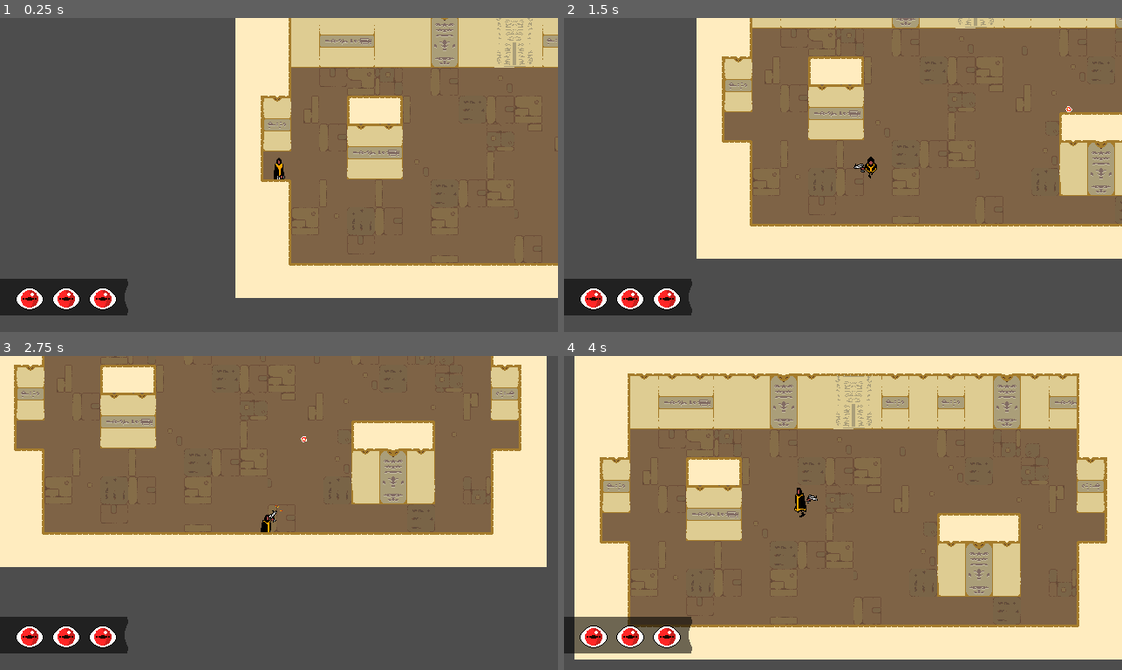
Above: before the commit, frames 1-4 (two rows, left to right).
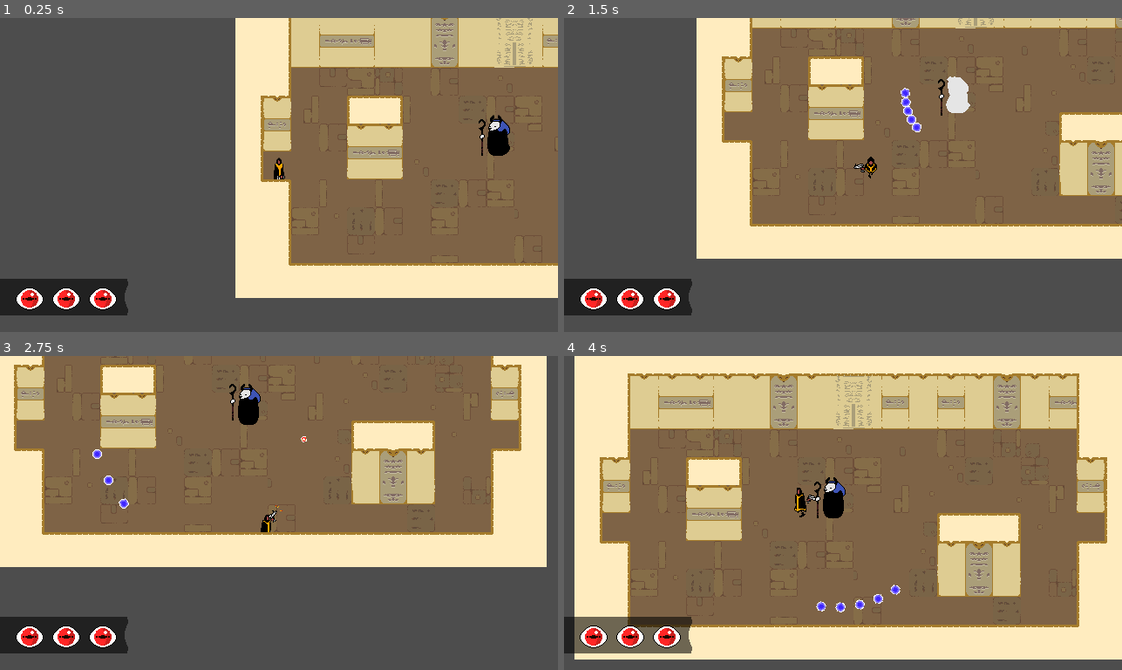
Above: after the commit, the same moments.

Repository: Lukko-Digital/WellesleyGameJam2024
Game: Godot game, scene res://levels/level_0.tscn
Same seed, same stepped clock (60 frames per second), same inputs: the game is played once before the commit and once after it. This scene is started directly instead of the project's main scene.
Inputs (mouse positions are in pixels of both pictures, inside the frame that each line leads up to):
- Up to frame 1 (0.25 s): no input
- Up to frame 2 (1.5 s): move the mouse to (965, 159) at 0.52 s; press the mouse at (965, 159) at 0.53 s; hold D (right) 0.53-1.28 s; move the mouse to (731, 190) at 1.27 s; release the mouse at (731, 190) at 1.28 s; hold S (down) from 1.28 s (still down); tap Shift (roll) at 1.35 s
- Up to frame 3 (2.75 s): move the mouse to (334, 443) at 2.02 s; release S (down) at 2.03 s; press the mouse at (334, 443) at 2.03 s; hold D (right) from 2.03 s (still down)
- Up to frame 4 (4 s): move the mouse to (815, 575) at 2.77 s; release D (right) at 2.78 s; release the mouse at (815, 575) at 2.78 s; hold W (up) 2.78-3.53 s; tap Shift (roll) at 2.85 s; move the mouse to (1010, 560) at 3.52 s; press the mouse at (1010, 560) at 3.53 s; hold A (left) from 3.53 s (still down)

The runs differ from the first frame. In frame 1, 0.5% of the frame differs, in the area x 85-92%, y 30-44%; in frame 2, 0.7%; in frame 3, 0.6%; in frame 4, 0.7%, in the area x 44-61%, y 38-82%.

Commit message:
add nav region

Diff:
--- a/levels/level_0.tscn
+++ b/levels/level_0.tscn
@@ -1,9 +1,10 @@
-[gd_scene load_steps=8 format=3 uid="uid://bt60enw3a263x"]
+[gd_scene load_steps=11 format=3 uid="uid://bt60enw3a263x"]
 
 [ext_resource type="Texture2D" uid="uid://c5u7q11xqxbpg" path="res://assets/png/level_0.png" id="1_cuwoe"]
 [ext_resource type="Texture2D" uid="uid://d08krag7x7bmi" path="res://assets/png/level_0_top.png" id="2_i5u6w"]
 [ext_resource type="PackedScene" uid="uid://tu268rhi3o1q" path="res://src/player/player.tscn" id="3_r0fp6"]
 [ext_resource type="PackedScene" uid="uid://ds128noh7ia8o" path="res://src/display/game_camera.tscn" id="4_7t7gk"]
+[ext_resource type="PackedScene" uid="uid://csd083n25xvrm" path="res://src/enemies/ranged_guy.tscn" id="5_edsen"]
 
 [sub_resource type="RectangleShape2D" id="RectangleShape2D_j1y0d"]
 size = Vector2(512, 20)
@@ -13,6 +14,16 @@
 
 [sub_resource type="RectangleShape2D" id="RectangleShape2D_sacwx"]
 size = Vector2(96, 52)
+
+[sub_resource type="NavigationPolygon" id="NavigationPolygon_fsoec"]
+vertices = PackedVector2Array(256, 44, 256, 140, 192, 139, 192, 12, -192, -52, -193, 141, -256, 140, -256, 44, -256, -84, 256, -84, 256, 12, -128, -52, 288, 13, 288, 44, 96, 12, 96, 140, -127, 140, -288, 44, -288, 11, -256, 11)
+polygons = Array[PackedInt32Array]([PackedInt32Array(0, 1, 2, 3), PackedInt32Array(4, 5, 6, 7), PackedInt32Array(8, 9, 10, 3, 11), PackedInt32Array(10, 12, 13, 0, 3), PackedInt32Array(14, 15, 16, 11), PackedInt32Array(7, 17, 18, 19), PackedInt32Array(4, 7, 19), PackedInt32Array(4, 19, 8), PackedInt32Array(11, 4, 8), PackedInt32Array(11, 3, 14)])
+outlines = Array[PackedVector2Array]([PackedVector2Array(-256, -84, 256, -84, 256, 12, 288, 13, 288, 44, 256, 44, 256, 140, 192, 139, 192, 12, 96, 12, 96, 140, -127, 140, -128, -52, -192, -52, -193, 141, -256, 140, -256, 44, -288, 44, -288, 11, -256, 11)])
+
+[sub_resource type="NavigationPolygon" id="NavigationPolygon_innwa"]
+vertices = PackedVector2Array(195, 138, -200, 139, -200, 43, 96, 108, 195, 108, -118, 43)
+polygons = Array[PackedInt32Array]([PackedInt32Array(0, 1, 2, 3), PackedInt32Array(3, 4, 0), PackedInt32Array(3, 2, 5)])
+outlines = Array[PackedVector2Array]([PackedVector2Array(-200, 43, -118, 43, 96, 108, 195, 108, 195, 138, -200, 139)])
 
 [node name="level_0" type="Node2D"]
 
@@ -48,3 +59,11 @@
 position = Vector2(-270, 39)
 
 [node name="game_camera" parent="player" instance=ExtResource("4_7t7gk")]
+
+[node name="ranged_guy" parent="." instance=ExtResource("5_edsen")]
+
+[node name="NavigationRegion2D" type="NavigationRegion2D" parent="."]
+navigation_polygon = SubResource("NavigationPolygon_fsoec")
+
+[node name="NavigationRegion2D2" type="NavigationRegion2D" parent="."]
+navigation_polygon = SubResource("NavigationPolygon_innwa")
Not shown: 1 places in levels/level_0.tscn that only renumber resources
